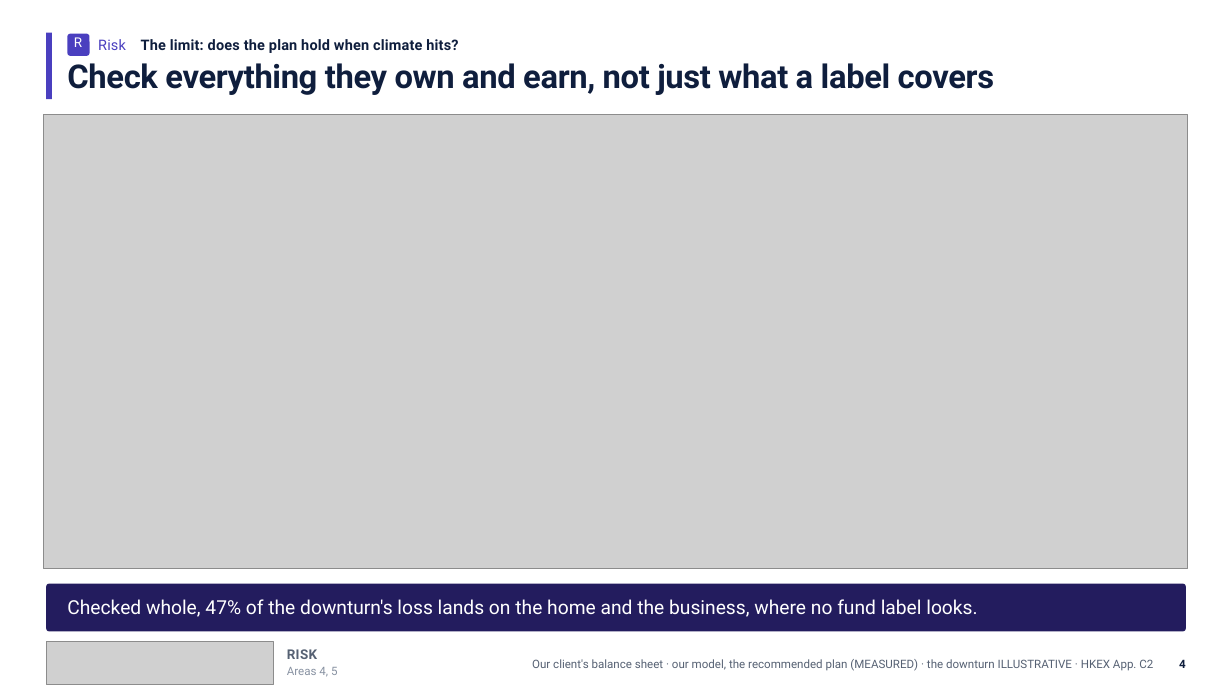
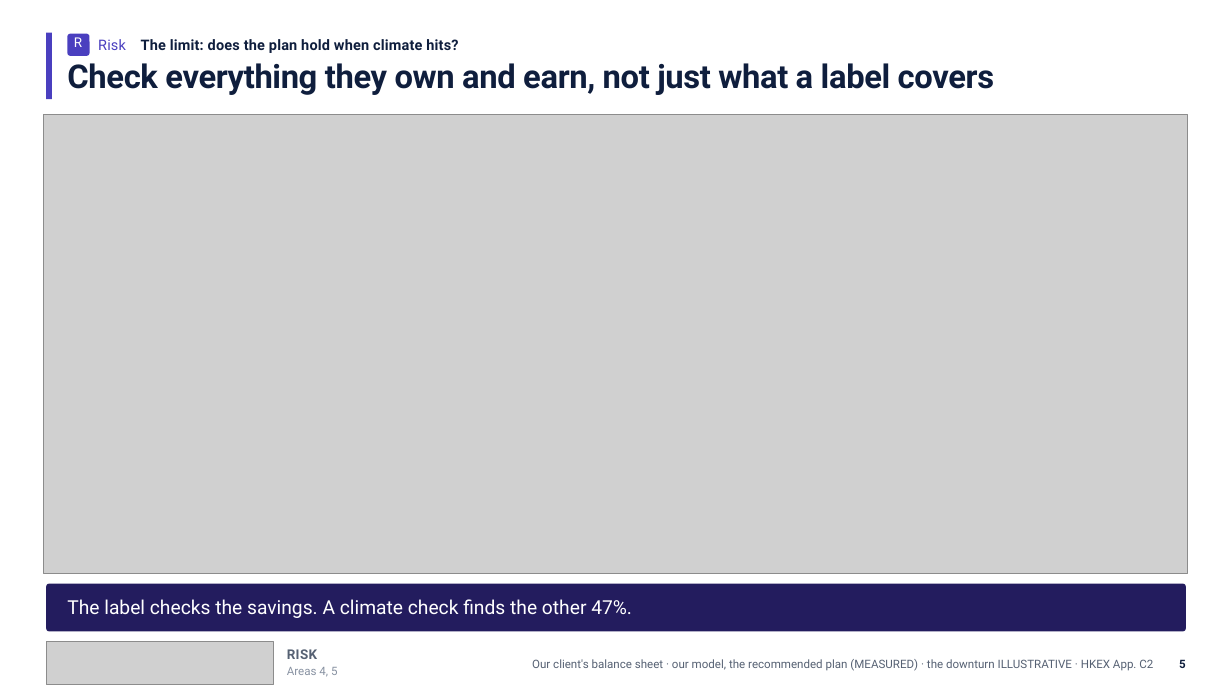
Before and after one commit to Peeradonn/finplan, a slide deck: slide 5 of Final/deck/Axis.pptx (slide 4 before the commit). Drawn at 1232x693 pixels with LibreOffice and Linux fonts; fonts in the diff are those of the drawing; grey boxes stand for pictures. Boxes give left, top, right and bottom in pixels: in the first picture for what was removed or moved away, otherwise in the second. Text is boxed around its words. In the diff, an @@ line names an element or a change of style, - is before the commit and + after.

```diff
--- a/Final/deck/Axis.pptx
+++ b/Final/deck/Axis.pptx
@@ picture: place and size @@
-picture at bbox=[43, 115, 1189, 569]
+picture at bbox=[43, 115, 1189, 574]
@@ text at bbox=[67, 599, 632, 618]: text changed @@
-Checked whole, 47% of the downturn's loss lands on the home and the business, where no fund label looks.
+The label checks the savings. A climate check finds the other 47%.
@@ text at bbox=[1179, 659, 1186, 668]: text changed @@
-4
+5
```
Also in this commit, not shown: 17 other slides changed, 6 slides added, 2 slides removed, 5 other files.
